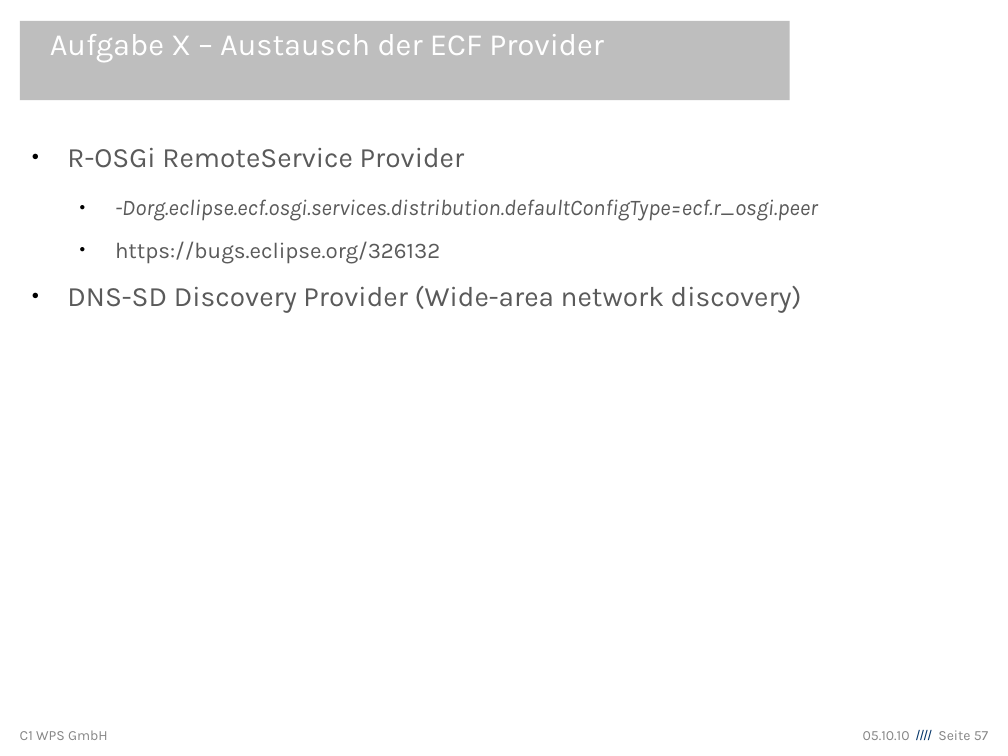
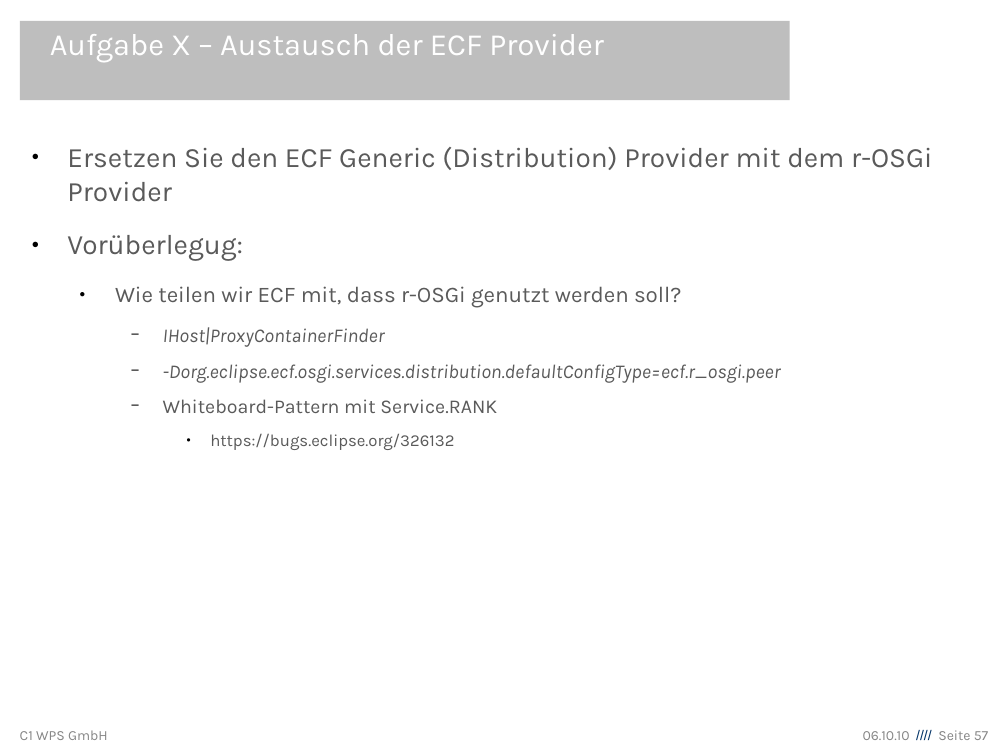
Before and after one commit to lemmy/org.eclipse.ecf.winterschool, a slide deck: slide 57 of org.eclipse.ecf.winterschool/EclipseCommunicationFramework.odp. Drawn at 1008x756 pixels with LibreOffice and Linux fonts; fonts in the diff are those of the drawing; background and template pictures are left out. Boxes give left, top, right and bottom in pixels: in the first picture for what was removed or moved away, otherwise in the second. Text is boxed around its words. In the diff, an @@ line names an element or a change of style, - is before the commit and + after.

Commit message:
Latest

```diff
--- a/org.eclipse.ecf.winterschool/EclipseCommunicationFramework.odp
+++ b/org.eclipse.ecf.winterschool/EclipseCommunicationFramework.odp
@@ text at [67, 147, 932, 347]: text changed @@
-● R-OSGi RemoteService Provider
+● Ersetzen Sie den ECF Generic (Distribution) Provider mit dem r-OSGi Provider
+● Vorüberlegug:
+  ● Wie teilen wir ECF mit, dass r-OSGi genutzt werden soll?
+    − IHost|ProxyContainerFinder
@@ text at [67, 286, 802, 313]: paragraph removed @@
-● DNS-SD Discovery Provider (Wide-area network discovery)
@@ text at [163, 364, 781, 450]: size 16 to 14 pt in "-Dorg.eclipse.ecf.osgi.services.distribution.defaultConfigTy ..."; size 16 to 12 pt in "https://bugs.eclipse.org/326132"; bullet ● to −; list level 2 to 3 in "-Dorg.eclipse.ecf.osgi.services.distribution.defaultConfigTy ..."; list level 2 to 4 in "https://bugs.eclipse.org/326132" @@
@@ text at [163, 399, 497, 413]: paragraph added @@
+    − Whiteboard-Pattern mit Service.RANK
@@ text at [863, 730, 988, 740]: text changed @@
-05.10.10 //// Seite 57
+06.10.10 //// Seite 57
```
Also in this commit, not shown: 5 other slides changed, 4 slides added.
